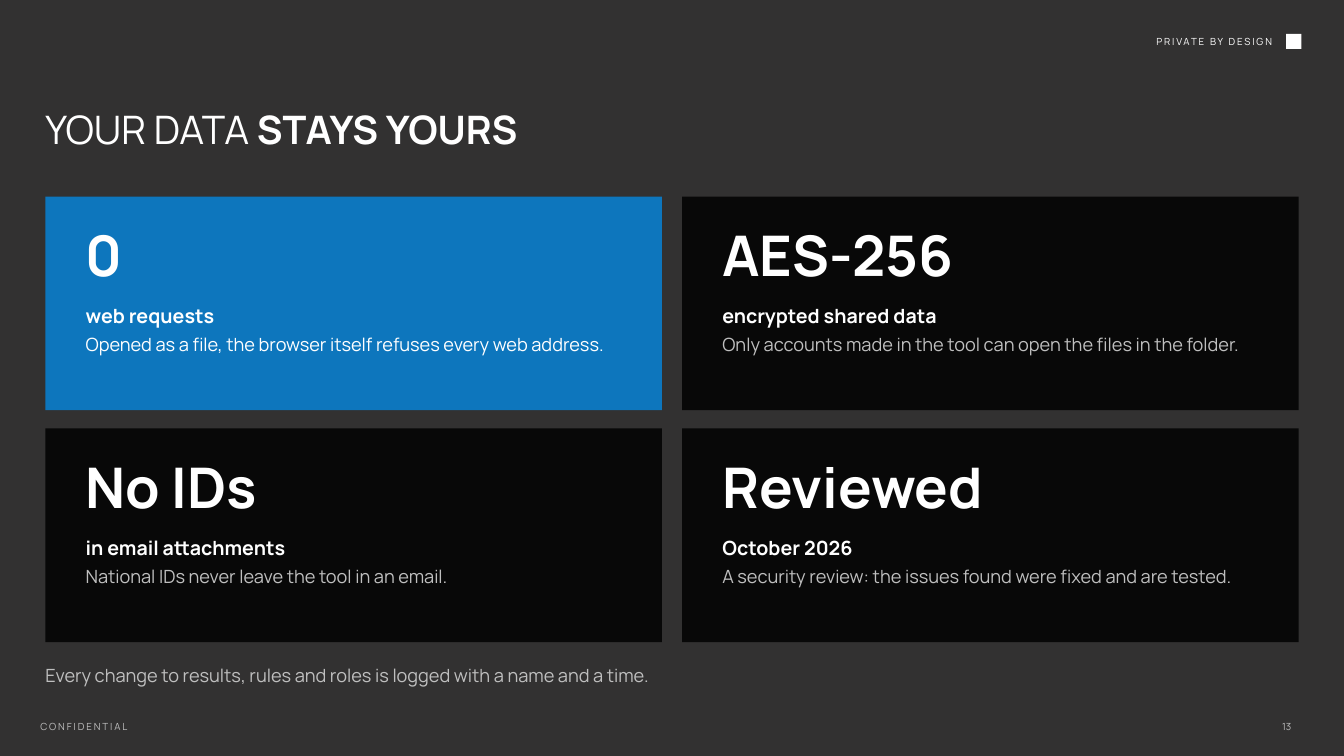
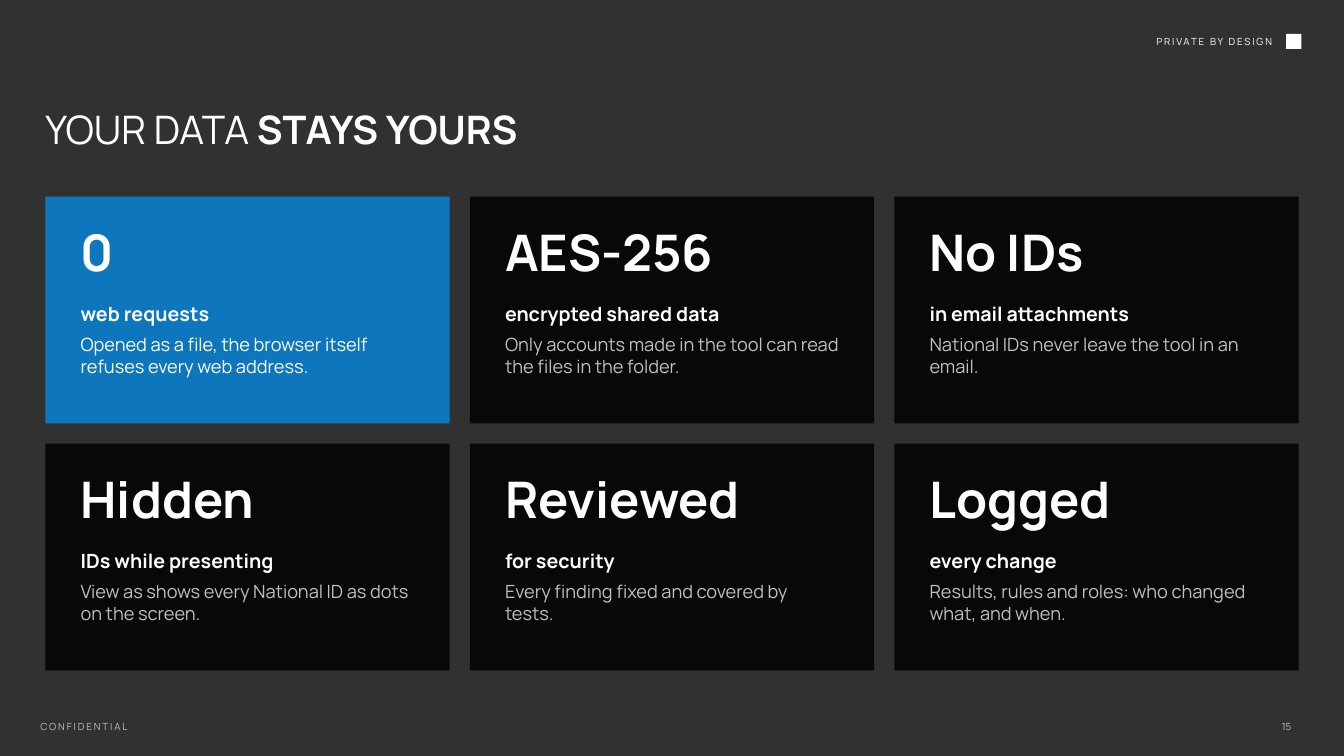
Before and after one commit to Wizdeed1/s, a slide deck: slide 15 of final/MC Monthly Report Builder - Overview.pptx (slide 13 before the commit). Drawn at 1344x756 pixels with LibreOffice and Linux fonts; fonts in the diff are those of the drawing; background and template pictures are left out. Boxes give left, top, right and bottom in pixels: in the first picture for what was removed or moved away, otherwise in the second. Text is boxed around its words. In the diff, an @@ line names an element or a change of style, - is before the commit and + after.

```diff
--- a/final/MC Monthly Report Builder - Overview.pptx
+++ b/final/MC Monthly Report Builder - Overview.pptx
@@ rectangle: place and size @@
-rectangle at <box>45,197,662,410</box>
+rectangle at <box>45,197,450,423</box>
@@ rectangle: place and size @@
-rectangle at <box>683,197,1300,410</box>
+rectangle at <box>470,197,874,423</box>
@@ rectangle: place and size @@
-rectangle at <box>45,429,662,642</box>
+rectangle at <box>894,197,1299,423</box>
@@ text "AES-256": place and size @@
-text "AES-256" at <box>722,235,953,277</box>
+text "AES-256" at <box>505,234,713,272</box>
@@ text "No IDs": place and size @@
-text "No IDs" at <box>86,467,257,509</box>
+text "No IDs" at <box>930,234,1084,272</box>
@@ text "web requests": place and size @@
-text "web requests" at <box>86,309,214,328</box>
+text "web requests" at <box>81,307,209,326</box>
@@ text "encrypted shared data": place and size @@
-text "encrypted shared data" at <box>722,309,936,328</box>
+text "encrypted shared data" at <box>505,307,719,326</box>
@@ text "in email attachments": place and size @@
-text "in email attachments" at <box>86,540,285,556</box>
+text "in email attachments" at <box>930,306,1129,322</box>
@@ text "Opened as a file, the ..." rewrapped from <box>86,337,603,356</box> to <box>81,337,367,378</box> @@
@@ text at <box>505,337,839,374</box>: text changed @@
-Only accounts made in the tool can open the files in the folder.
+Only accounts made in the tool can read the files in the folder.
@@ text "National IDs never leave the ..." rewrapped from <box>86,569,447,584</box> to <box>930,337,1239,374</box> @@
@@ rectangle: place and size @@
-rectangle at <box>683,429,1300,642</box>
+rectangle at <box>45,444,450,670</box>
@@ rectangle added at <box>470,444,874,670</box>, fill #080808 @@
@@ rectangle added at <box>894,444,1299,670</box>, fill #080808 @@
@@ size 40 to 36 pt in 4 elements at <box>81,234,114,272</box>, <box>505,234,713,272</box>, <box>930,234,1084,272</box>, <box>505,481,740,519</box> @@
@@ text "Reviewed": place and size @@
-text "Reviewed" at <box>722,467,983,509</box>
+text "Reviewed" at <box>505,481,740,519</box>
@@ text added at <box>81,481,255,519</box>, 36 pt, text #FFFFFF, bold @@
+Hidden
@@ text added at <box>930,481,1112,531</box>, 36 pt, text #FFFFFF, bold @@
+Logged
@@ text added at <box>81,553,273,573</box>, 14 pt, text #FFFFFF, bold @@
+IDs while presenting
@@ text added at <box>505,553,614,573</box>, 14 pt, text #FFFFFF, bold @@
+for security
@@ text removed at <box>722,540,852,556</box> @@
-October 2026
@@ text added at <box>930,554,1057,573</box>, 14 pt, text #FFFFFF, bold @@
+every change
@@ text at <box>81,584,408,620</box>: text changed @@
-A security review: the issues found were fixed and are tested.
+View as shows every National ID as dots on the screen.
@@ text added at <box>505,584,788,621</box>, 13 pt, text #BFBFBF @@
+Every finding fixed and covered by tests.
@@ text added at <box>930,584,1246,622</box>, 13 pt, text #BFBFBF @@
+Results, rules and roles: who changed what, and when.
@@ text removed at <box>45,668,649,687</box> @@
-Every change to results, rules and roles is logged with a name and a time.
@@ page number at <box>1282,723,1291,730</box>: text changed @@
-13
+15
```
Also in this commit, not shown: 12 other slides changed, 3 slides added, 1 slide removed, 4 other files.
